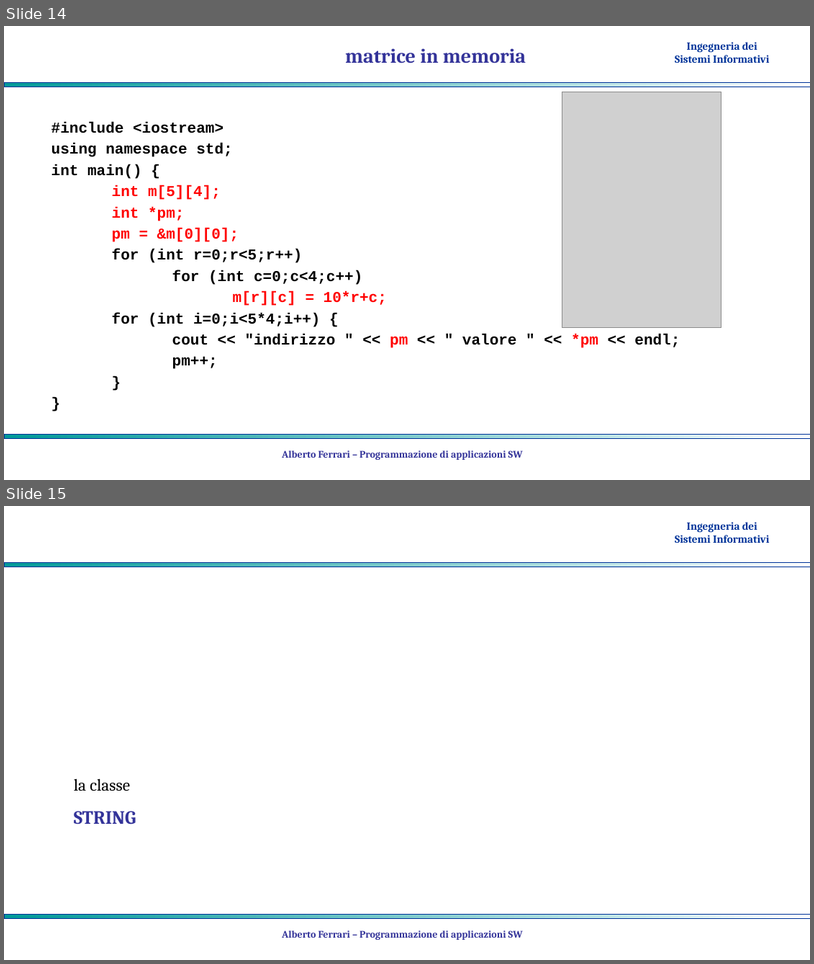
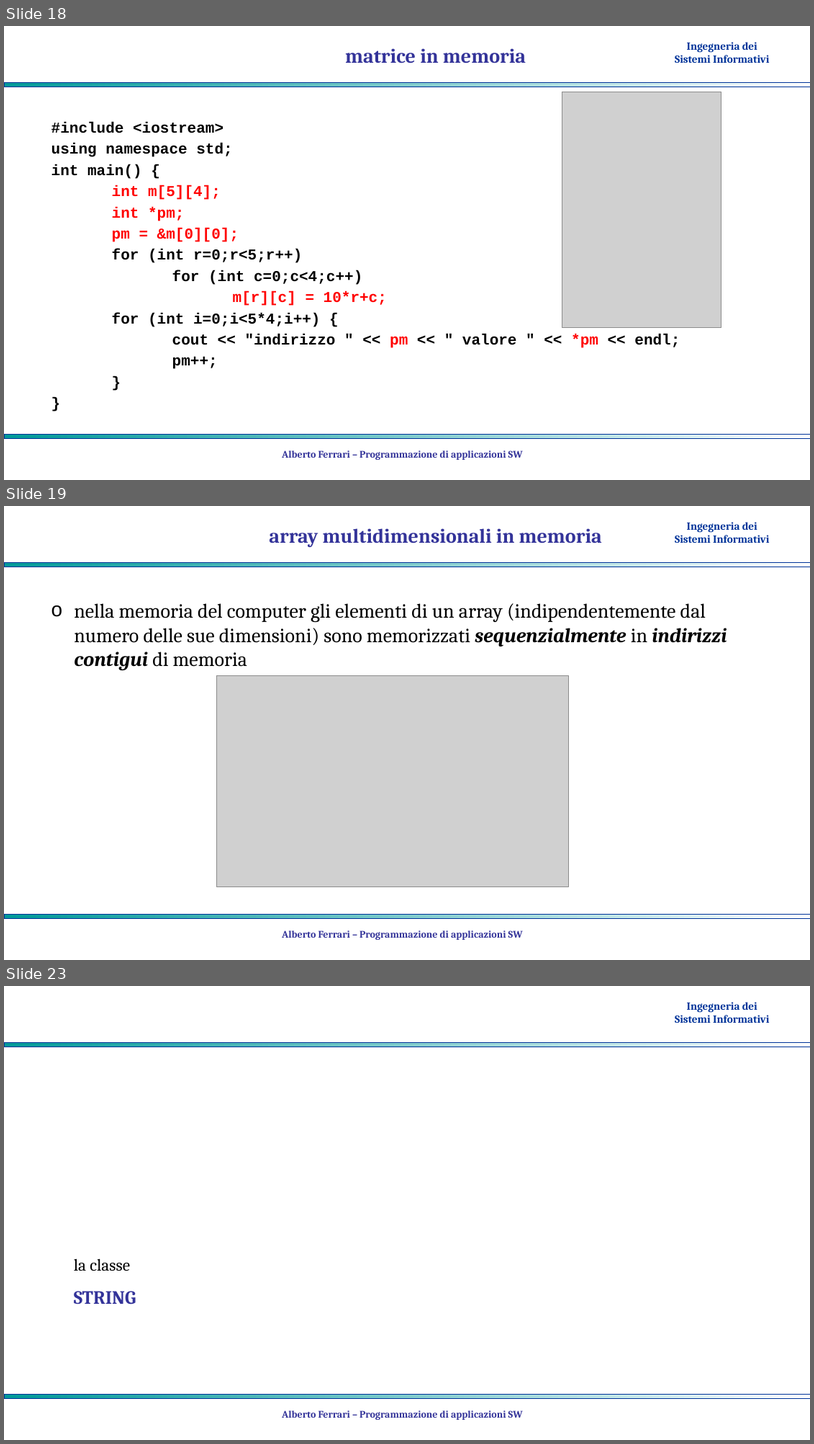
Before and after one commit to albertoferrari/pasw, a slide deck: lezioni/PASW03e - C++ dati strutturati.pptx. Shown one above the other, each under a label of ours: slides 14 and 15 before the commit, slides 18, 19 and 23 after it; the slides between them are not shown. The pictures are 814x964 and 814x1444 pixels, drawn with LibreOffice and Linux fonts; fonts in the diff are those of the drawing; grey boxes stand for pictures; background and template pictures are left out. Boxes give left, top, right and bottom in pixels: in the first picture for what was removed or moved away, otherwise in the second. Text is boxed around its words. In the diff, an @@ line names an element or a change of style, - is before the commit and + after.

```diff
--- a/lezioni/PASW03e - C++ dati strutturati.pptx
+++ b/lezioni/PASW03e - C++ dati strutturati.pptx
@@ slide 19 added at (x1=4, y1=506, x2=810, y2=960), background #FFFFFF; not listed: 3 template elements that a slide beside it also shows @@
@@ title added at (x1=269, y1=528, x2=602, y2=547), 24 pt, text #333399, bold @@
+array multidimensionali in memoria
@@ text added at (x1=74, y1=603, x2=727, y2=670), 24 pt, text #000000 @@
+o nella memoria del computer gli elementi di un array (indipendentemente dal numero delle sue dimensioni) sono memorizzati sequenzialmente in indirizzi contigui di memoria
@@ picture added at (x1=217, y1=676, x2=570, y2=886) @@
@@ text added at (x1=282, y1=930, x2=523, y2=939), 12 pt, text #333399, bold @@
+Alberto Ferrari – Programmazione di applicazioni SW
@@ what was slide 14 is now slide 18 @@
@@ what was slide 15 is now slide 23 @@
```
Also in this commit, not shown: 7 slides changed, 7 other slides added, 3 other files.
